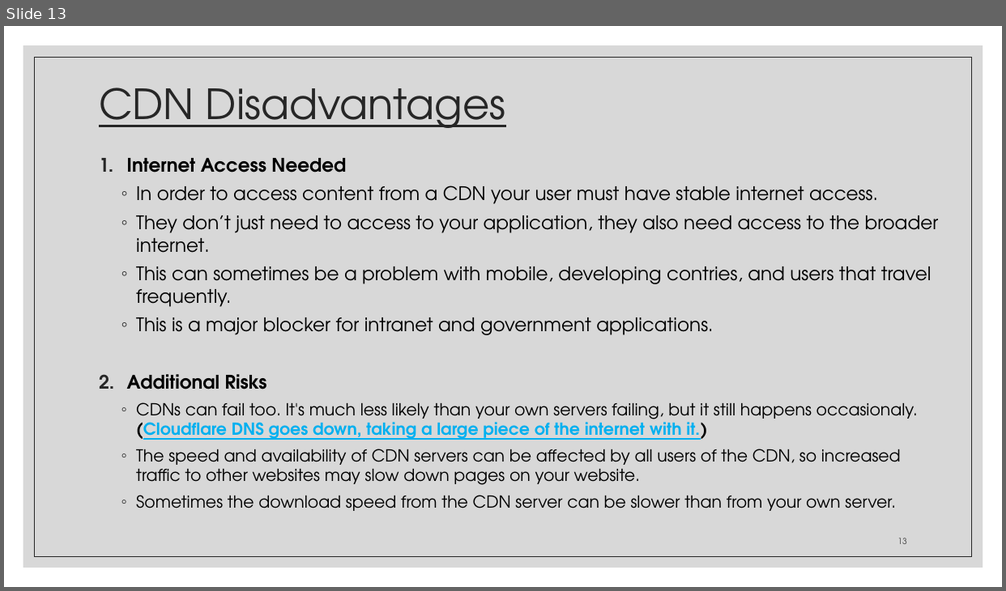
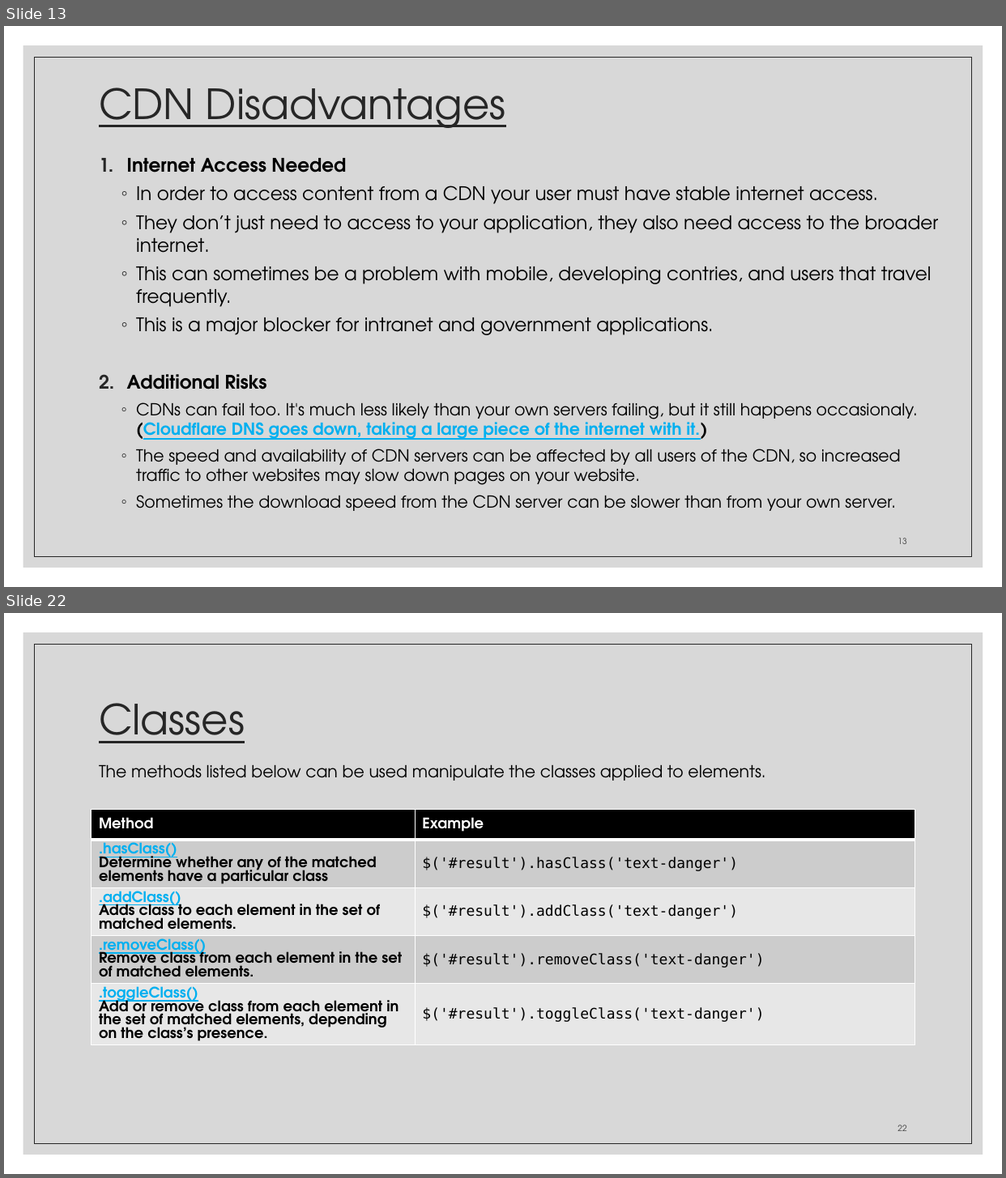
Before and after one commit to zackstotts/base-node-curriculum, a slide deck: unit_00/html_review/05 jQuery.pptx. Shown one above the other, each under a label of ours: slide 13 before the commit, slides 13 and 22 after it; the slides between them are not shown. The pictures are 1006x591 and 1006x1178 pixels, drawn with LibreOffice and Linux fonts; fonts in the diff are those of the drawing. Boxes give left, top, right and bottom in pixels: in the first picture for what was removed or moved away, otherwise in the second. Text is boxed around its words. In the diff, an @@ line names an element or a change of style, - is before the commit and + after.

```diff
--- a/unit_00/html_review/05 jQuery.pptx
+++ b/unit_00/html_review/05 jQuery.pptx
@@ slide 22 added at (4, 613, 1002, 1174), background #FFFFFF; not listed: 2 template elements that a slide beside it also shows @@
@@ title added at (99, 703, 245, 743), 40 pt, text #262626, underline @@
+Classes
@@ text added at (99, 765, 765, 781), 16 pt, text #000000 @@
+The methods listed below can be used manipulate the classes applied to elements.
@@ table added at (91, 810, 915, 1097), 5 rows, 2 columns @@
+Method | Example
+.hasClass() / Determine whether any of the matched elements have a particular class | $('#result').hasClass('text-danger')
+.addClass() / Adds class to each element in the set of matched elements. | $('#result').addClass('text-danger')
+.removeClass() / Remove class from each element in the set of matched elements. | $('#result').removeClass('text-danger')
+.toggleClass() / Add or remove class from each element in the set of matched elements, depending on the class’s presence. | $('#result').toggleClass('text-danger')
@@ page number added at (897, 1125, 906, 1131), 8 pt, text #404040 @@
+22
```
Also in this commit, not shown: 12 slides changed, 14 other slides added, 23 slides removed.
